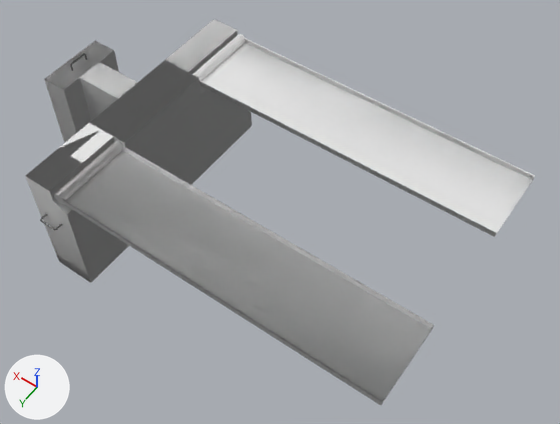
Renders of the FBX model meshes/trucks/tuning/ramps.fbx from each side of a commit.
Before and after are seen from a camera (50 mm lens) standing at (-0.0316, 0.0412, 0.0737) and looking at (-0.0015, -0.0009, 0.0075). The lights are fixed; the arrows at lower left show +X, +Y and +Z. Where no turn or scale is listed for an object, it has been applied to the vertices. Vertices at the same position are counted once.

The older version as bpy lines, for what is in view:
```python
ob_anchor_029 = bpy.data.objects.new('anchor.029', me_cylinder_033)
ob_anchor_029.location = (0.0, 0.0, 0.0)
ob_anchor_034 = bpy.data.objects.new('anchor.034', me_cylinder_039)
ob_anchor_034.location = (0.0, 0.0, 0.0)
ob_cdt_body = bpy.data.objects.new('cdt_Body', me_cube_041)
ob_cdt_body.location = (0.0, 0.0, 0.0)
ob_cdt_left = bpy.data.objects.new('cdt_Left', me_cube_042)
ob_cdt_left.location = (0.00089, 0.00835, 0.00002)
ob_cdt_right = bpy.data.objects.new('cdt_Right', me_cube_043)
ob_cdt_right.location = (0.00089, -0.01254, 0.00002)
ob_cdt_rootnode = bpy.data.objects.new('cdt_RootNode', me_cube_040)
ob_cdt_rootnode.location = (0.0, 0.0, 0.0)
ob_male_011 = bpy.data.objects.new('male.011', me_cube_033)
ob_male_011.location = (0.0, 0.0, 0.0)
ob_male_014 = bpy.data.objects.new('male.014', me_cube_038)
ob_male_014.location = (0.00089, 0.00835, 0.00002)
ob_male_015 = bpy.data.objects.new('male.015', me_cube_039)
ob_male_015.location = (0.00089, -0.01254, 0.00002)
```
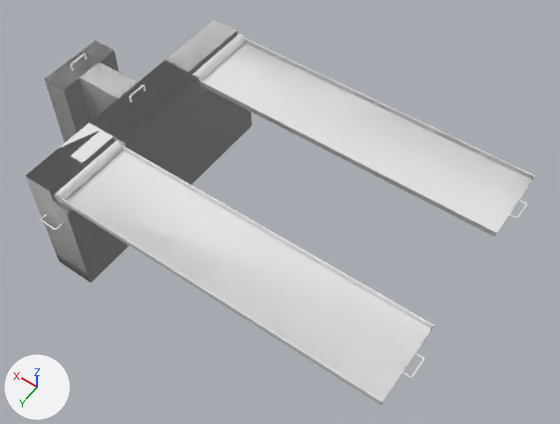
Where the change shows, as pixel boxes [x1, y1, x2, y2] in the pictures (560 x 424 px):
'cdt_Left', recoloured
    both: [54, 141, 434, 405]
'male.014', reshaped
    before: [57, 148, 433, 402]
    after: [56, 142, 434, 404]
'male.011', reshaped (not visible before)
    after: [40, 53, 146, 230]
'anchor.029', deleted
    before: [40, 214, 62, 230]
'anchor.034', deleted
    before: [70, 53, 87, 71]
part 1 of me_cube_039, added
    after: [509, 200, 527, 219]
part 2 of me_cube_033, added
    after: [40, 214, 62, 230]
part 3 of me_cube_033, added
    after: [70, 53, 87, 71]
part 4 of me_cube_033, added
    after: [129, 85, 146, 103]
part 5 of me_cube_038, added
    after: [402, 353, 425, 378]

What changed in the scene script:
```text
Change me_cube_033:
    used by ob_male_011; location = (0.0, 0.0, 0.0)
    remove me_cube_033.from_pydata(...)  # 70 vertices, 58 faces; spans x 0.0131..0.0269, y -0.015..0.015, z 0.0003..0.0153
    add me_cube_033.from_pydata(...)  # 8490 vertices, 8330 faces; spans x 0.0131..0.0269, y -0.0158..0.016, z 0.0003..0.0162
    me_cube_033 part 2: a new loose piece of 2112 vertices spanning x 0.0146..0.017, y 0.0144..0.016, z 0.0098..0.01, in mat_ramps_mat (white #e7e7e7)
    me_cube_033 part 3: a new loose piece of 2098 vertices spanning x 0.0252..0.0254, y -0.0011..0.0013, z 0.0146..0.0162, in mat_ramps_mat (white #e7e7e7)
    me_cube_033 part 4: a new loose piece of 2098 vertices spanning x 0.0165..0.0167, y -0.0011..0.0013, z 0.0146..0.0162, in mat_ramps_mat (white #e7e7e7)
Change me_cube_038:
    used by ob_male_014; location = (0.00089, 0.00835, 0.00002)
    remove me_cube_038.from_pydata(...)  # 88 vertices, 56 faces; spans x -0.0237..0.0136, y -0.0023..0.0065, z 0.0138..0.015
    add me_cube_038.from_pydata(...)  # 2186 vertices, 2111 faces; spans x -0.0247..0.0136, y -0.0023..0.0065, z 0.0138..0.015
    me_cube_038 part 5: a new loose piece of 2098 vertices spanning x -0.0247..-0.023, y 0.0006..0.003, z 0.014..0.0142, in mat_rampsleft_mat (white #e7e7e7)
Change me_cube_039:
    used by ob_male_015; location = (0.00089, -0.01254, 0.00002)
    remove me_cube_039.from_pydata(...)  # 88 vertices, 56 faces; spans x -0.0237..0.0136, y -0.0023..0.0065, z 0.0138..0.015
    add me_cube_039.from_pydata(...)  # 2186 vertices, 2111 faces; spans x -0.0247..0.0136, y -0.0023..0.0065, z 0.0138..0.015
    me_cube_039 part 1: a new loose piece of 2098 vertices spanning x -0.0247..-0.023, y 0.0009..0.0033, z 0.014..0.0142, in mat_rampsright_mat (white #e7e7e7)
Change me_cube_041:
    where me_cube_041.from_pydata(...)  # 70 vertices, 58 faces; spans x 0.0131..0.0269, y -0.015..0.015, z 0.0003..0.0153
    remove me_cube_041.materials.append(mat_simple_concrete_procedural)  # white #e7e7e7
Change me_cube_043:
    where me_cube_043.from_pydata(...)  # 88 vertices, 56 faces; spans x -0.0237..0.0136, y -0.0023..0.0065, z 0.0138..0.015
    remove me_cube_043.materials.append(mat_rustic_metal)
Change me_cube_042:
    where me_cube_042.from_pydata(...)  # 88 vertices, 56 faces; spans x -0.0237..0.0136, y -0.0023..0.0065, z 0.0138..0.015
    remove me_cube_042.materials.append(mat_rustic_metal)
Remove ob_anchor_029:
    ob_anchor_029 = bpy.data.objects.new('anchor.029', me_cylinder_033)
    ob_anchor_029.location = (0.0, 0.0, 0.0)
Remove ob_anchor_034:
    ob_anchor_034 = bpy.data.objects.new('anchor.034', me_cylinder_039)
    ob_anchor_034.location = (0.0, 0.0, 0.0)
```
